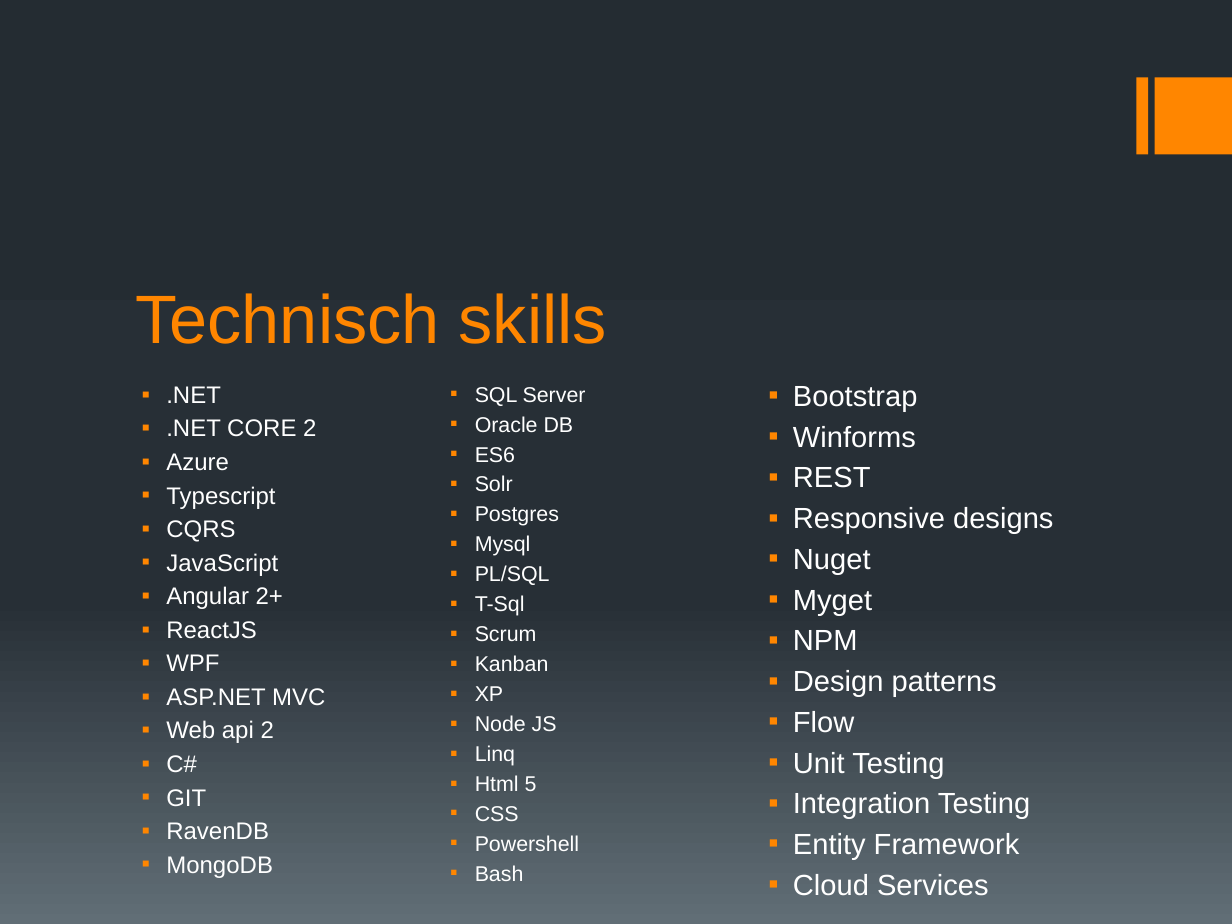
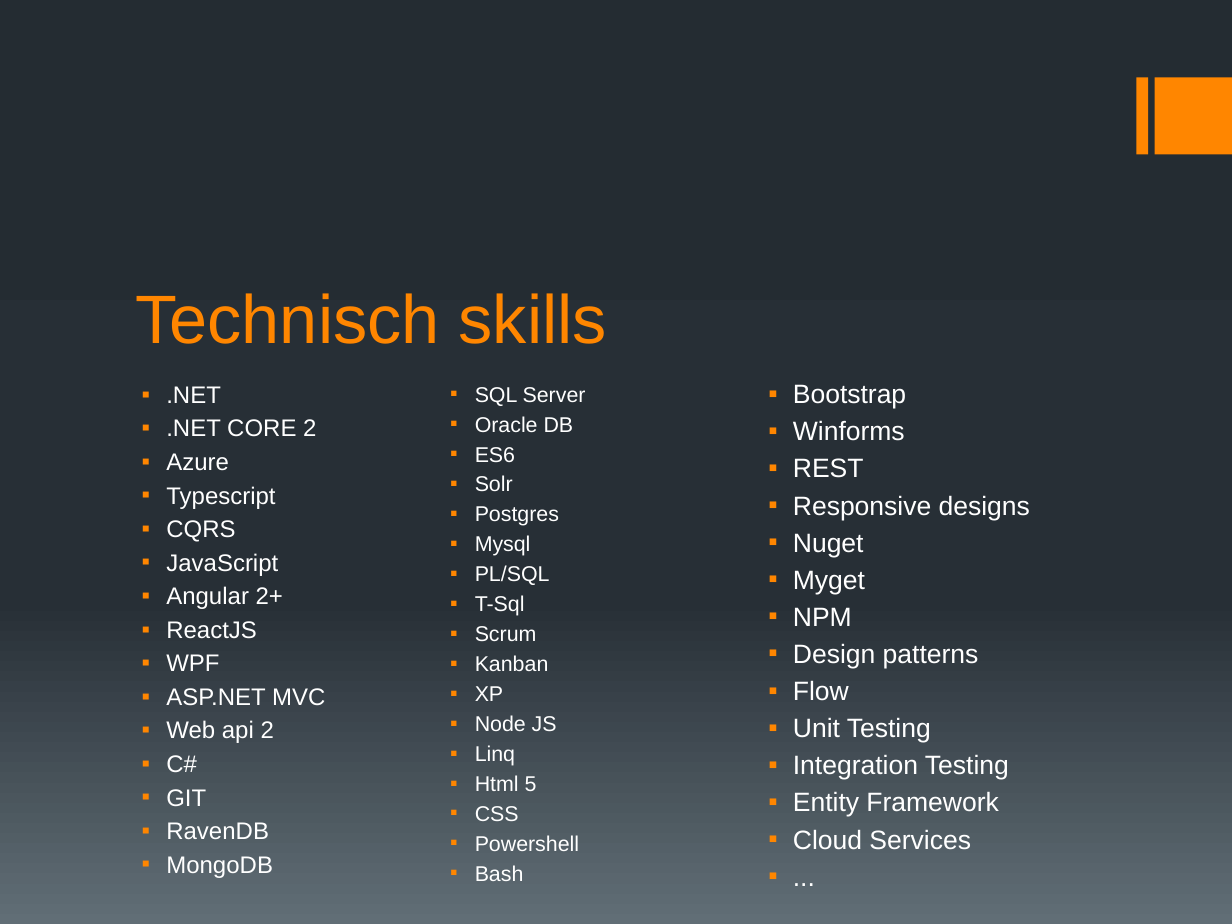
Before and after one commit to itenium-be/marketing, a slide deck: slide 9 of itenium.pptx. Drawn at 1232x924 pixels with LibreOffice and Linux fonts; fonts in the diff are those of the drawing. Boxes give left, top, right and bottom in pixels: in the first picture for what was removed or moved away, otherwise in the second. Text is boxed around its words. In the diff, an @@ line names an element or a change of style, - is before the commit and + after.

Commit message:
Minor additions

```diff
--- a/itenium.pptx
+++ b/itenium.pptx
@@ text at <box>793,384,1030,850</box>: paragraph added @@
+▪ ...
@@ text at <box>793,384,1030,850</box>: size 17 to 15.5 pt @@
```
